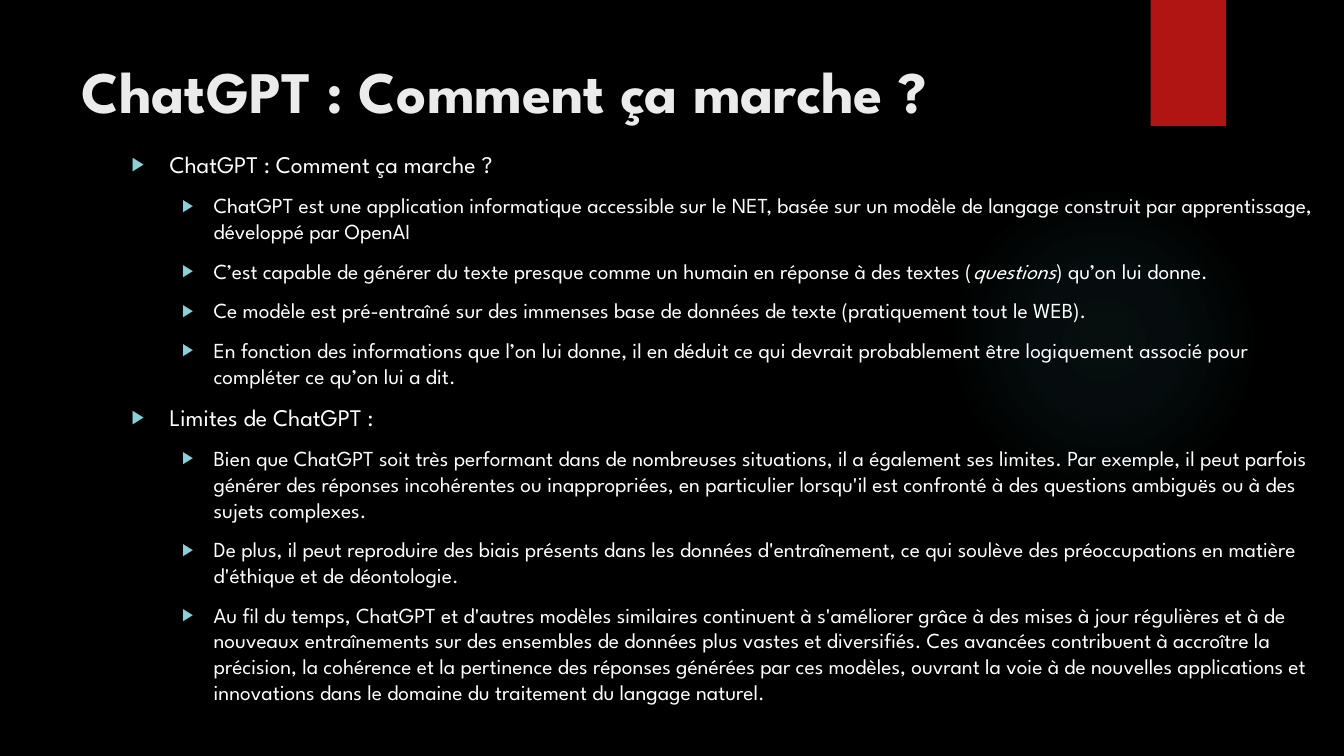
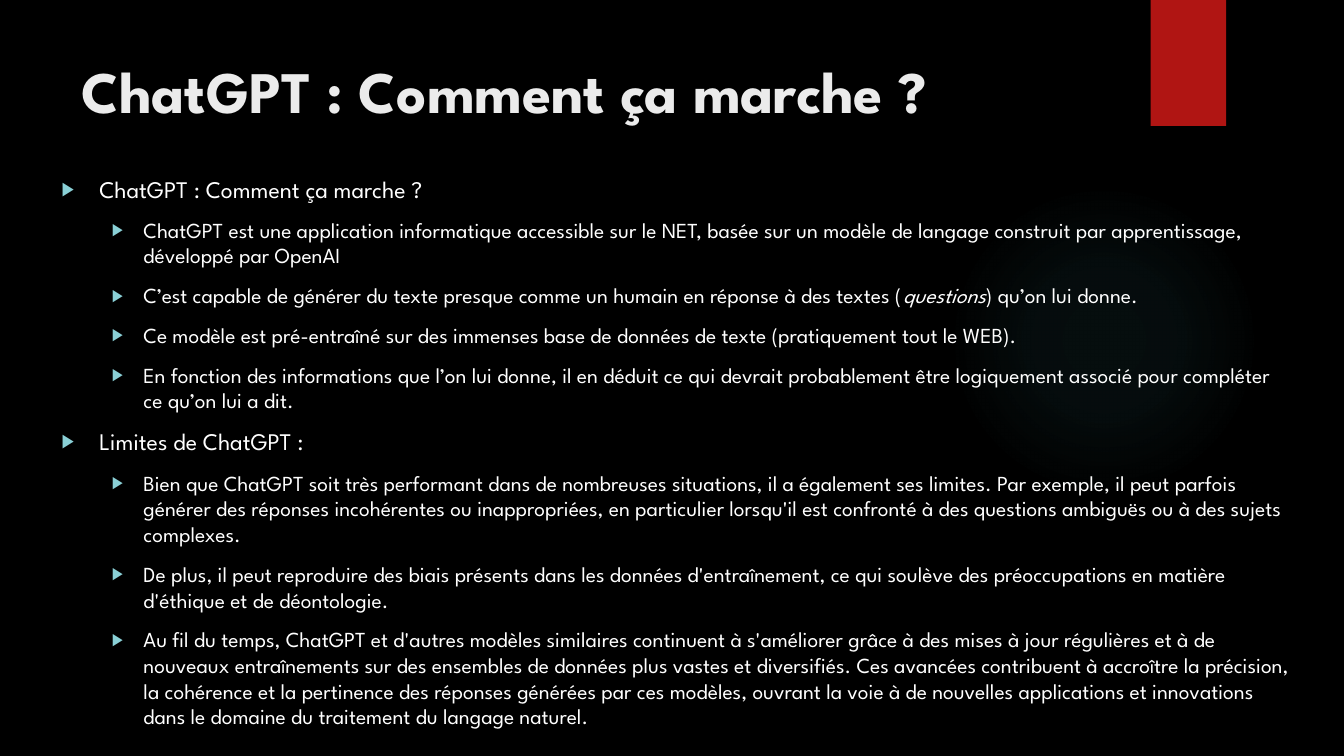
Before and after one commit to anumby-source/AnumbyMasterMind, a slide deck: slide 11 of Présentation/Presentation.pptx. Drawn at 1344x756 pixels with LibreOffice and Linux fonts; fonts in the diff are those of the drawing; background and template pictures are left out. Boxes give left, top, right and bottom in pixels: in the first picture for what was removed or moved away, otherwise in the second. Text is boxed around its words. In the diff, an @@ line names an element or a change of style, - is before the commit and + after.

```diff
--- a/Présentation/Presentation.pptx
+++ b/Présentation/Presentation.pptx
@@ text "ChatGPT : Comment ça marche ..." rewrapped from box(170, 156, 1312, 705) to box(99, 181, 1288, 729) @@
```
Also in this commit, not shown: 2 other slides changed, 2 slides added, 1 other file.
